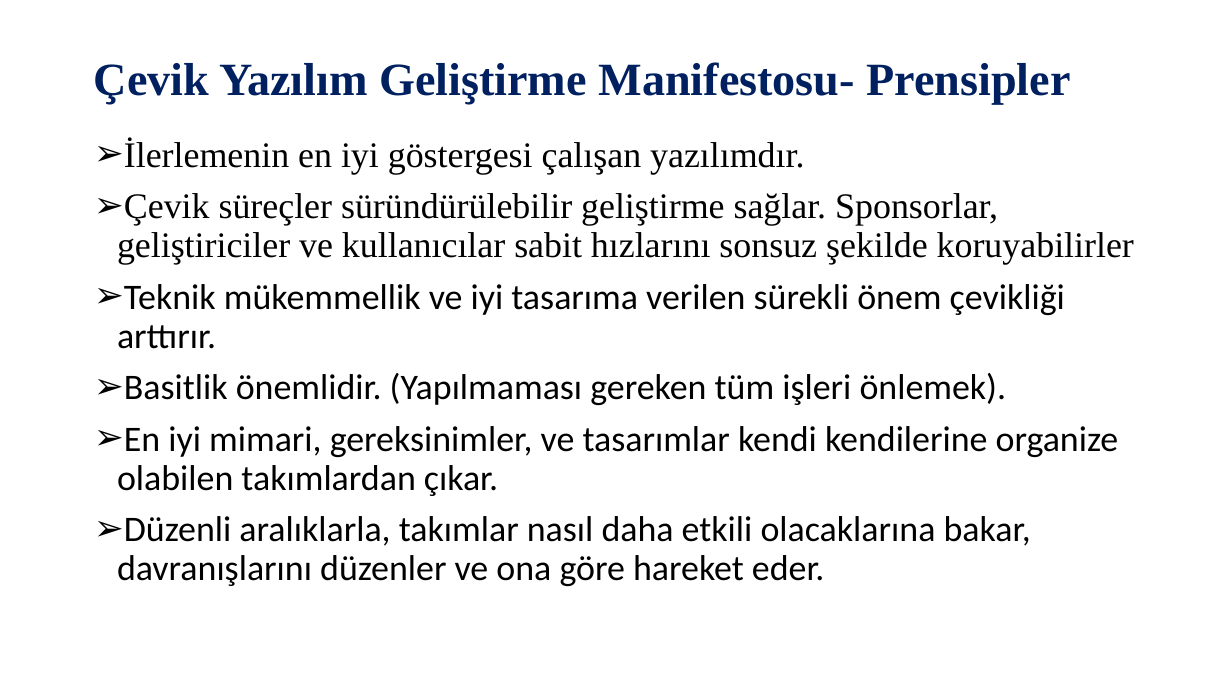
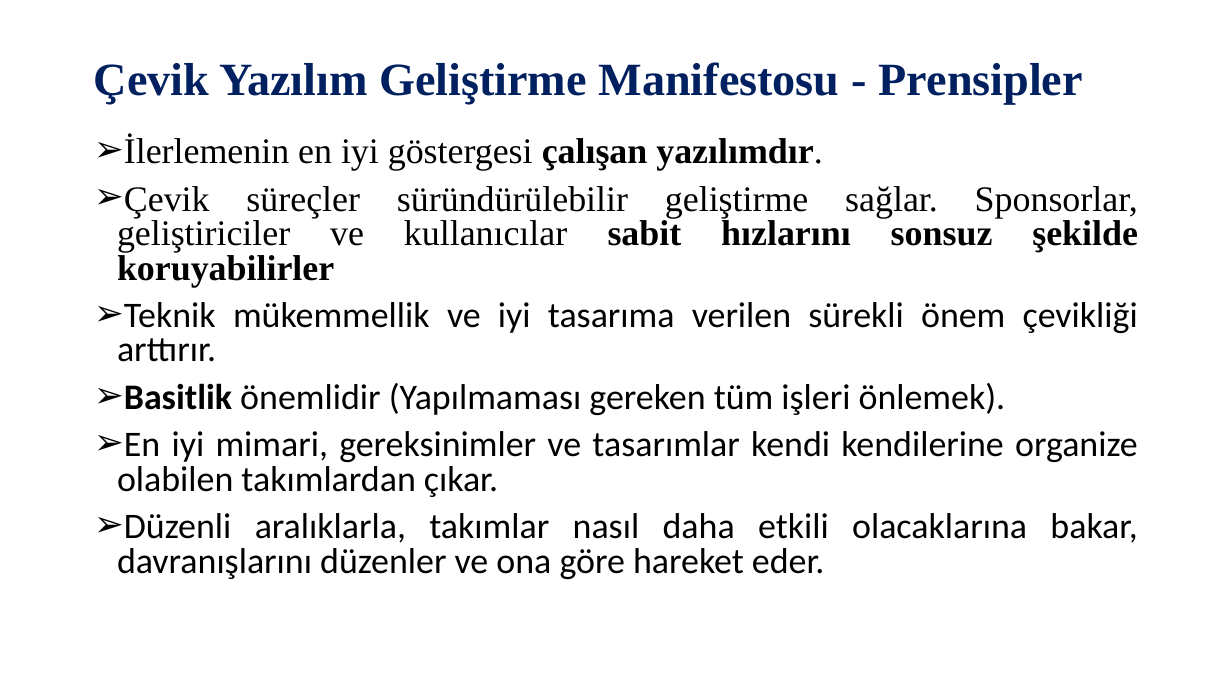
Before and after one commit to SevdanurGENC/Software-Architectures-Lecture-Notes, a slide deck: slide 16 of Slides/Yazılım Mimarileri - Bolum 3.pptx. Drawn at 1232x693 pixels with LibreOffice and Linux fonts; fonts in the diff are those of the drawing. Boxes give left, top, right and bottom in pixels: in the first picture for what was removed or moved away, otherwise in the second. Text is boxed around its words. In the diff, an @@ line names an element or a change of style, - is before the commit and + after.

```diff
--- a/Slides/Yazılım Mimarileri - Bolum 3.pptx
+++ b/Slides/Yazılım Mimarileri - Bolum 3.pptx
@@ title at bbox=[94, 62, 1083, 104]: spaces changed @@
-Çevik Yazılım Geliştirme Manifestosu- Prensipler
+Çevik Yazılım Geliştirme Manifestosu - Prensipler
@@ text at bbox=[117, 136, 1138, 579]: bold on in "çalışan yazılımdır.", "sabit hızlarını sonsuz şekilde koruyabilirler"; alignment left to justified; line spacing 0.9 to 0.8 @@
@@ text at bbox=[117, 383, 1138, 497]: text changed @@
-➢ Basitlik önemlidir. (Yapılmaması gereken tüm işleri önlemek).
-➢ En iyi mimari, gereksinimler, ve tasarımlar kendi kendilerine organize olabilen takımlardan çıkar.
+➢ Basitlik önemlidir (Yapılmaması gereken tüm işleri önlemek).
+➢ En iyi mimari, gereksinimler ve tasarımlar kendi kendilerine organize olabilen takımlardan çıkar.
```
Also in this commit, not shown: 13 other slides changed.
